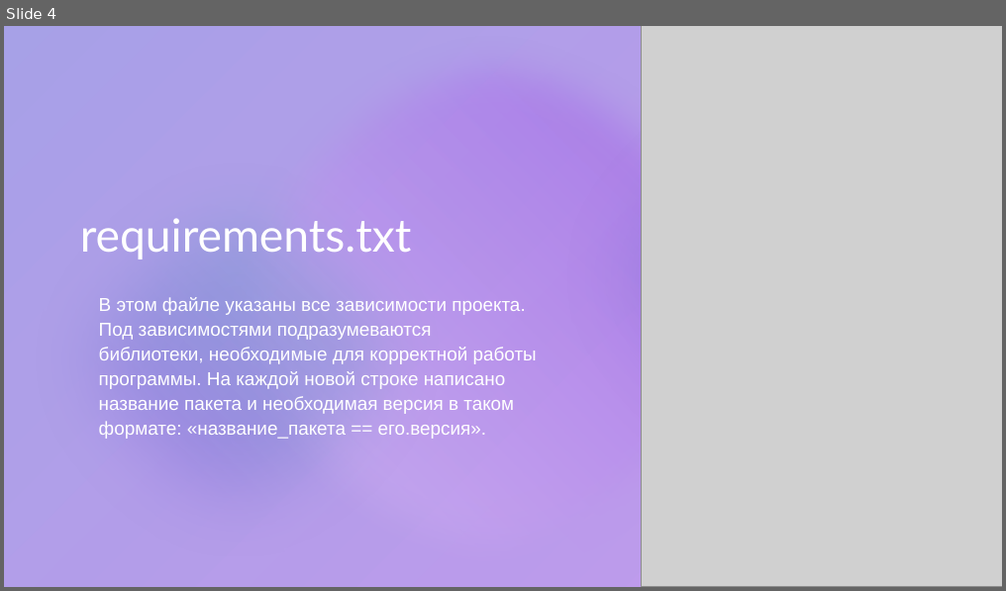
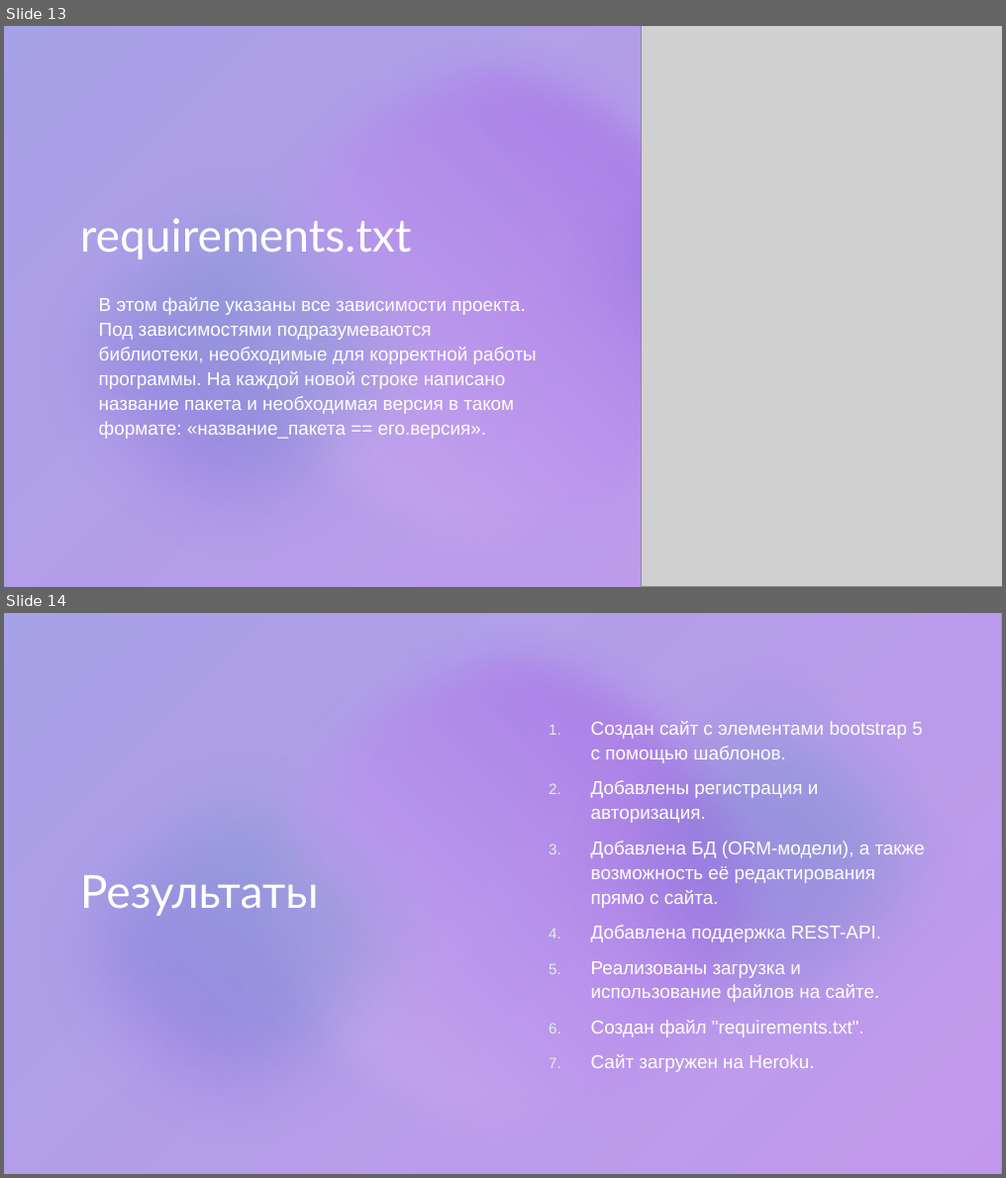
Before and after one commit to NeMolliriK/web-site, a slide deck: files/Презентация.pptx. Shown one above the other, each under a label of ours: slide 4 before the commit, slides 13 and 14 after it. The pictures are 1006x591 and 1006x1178 pixels, drawn with LibreOffice and Linux fonts; fonts in the diff are those of the drawing; grey boxes stand for pictures. Boxes give left, top, right and bottom in pixels: in the first picture for what was removed or moved away, otherwise in the second. Text is boxed around its words. In the diff, an @@ line names an element or a change of style, - is before the commit and + after.

```diff
--- a/files/Презентация.pptx
+++ b/files/Презентация.pptx
@@ slide 14 added at (4,613,1002,1174), background #FFFFFF; not listed: 1 template element that a slide beside it also shows @@
@@ rectangle added at (4,613,1002,1174), fill #FFFFFF @@
@@ rectangle added at (4,613,1002,1174), fill gradient #4F41D5 to #8A30E0 @@
@@ rectangle added at (4,613,1002,1174), fill #F2F3F0 at 20% opacity @@
@@ ellipse added at (229,613,790,1174), fill gradient #E8D6F9 to #8A30E0 @@
@@ ellipse added at (532,628,1002,1100), fill gradient #8A30E0 to #2AC2AB @@
@@ ellipse added at (4,717,474,1174), fill gradient #8A30E0 to #2AC2AB @@
@@ text added at (591,721,925,1072), 18 pt, text #FFFFFF @@
+1. Создан сайт с элементами bootstrap 5 с помощью шаблонов.
+2. Добавлены регистрация и авторизация.
+3. Добавлена БД (ORM-модели), а также возможность её редактирования прямо с сайта.
+4. Добавлена поддержка REST-API.
+5. Реализованы загрузка и использование файлов на сайте.
+6. Создан файл "requirements.txt".
+7. Сайт загружен на Heroku.
@@ title added at (80,875,319,916), 44 pt, text #FFFFFF @@
+Результаты
@@ what was slide 4 is now slide 13 @@
```
Also in this commit, not shown: 1 slide changed, 10 other slides added, 2 slides removed, 1 other file.
